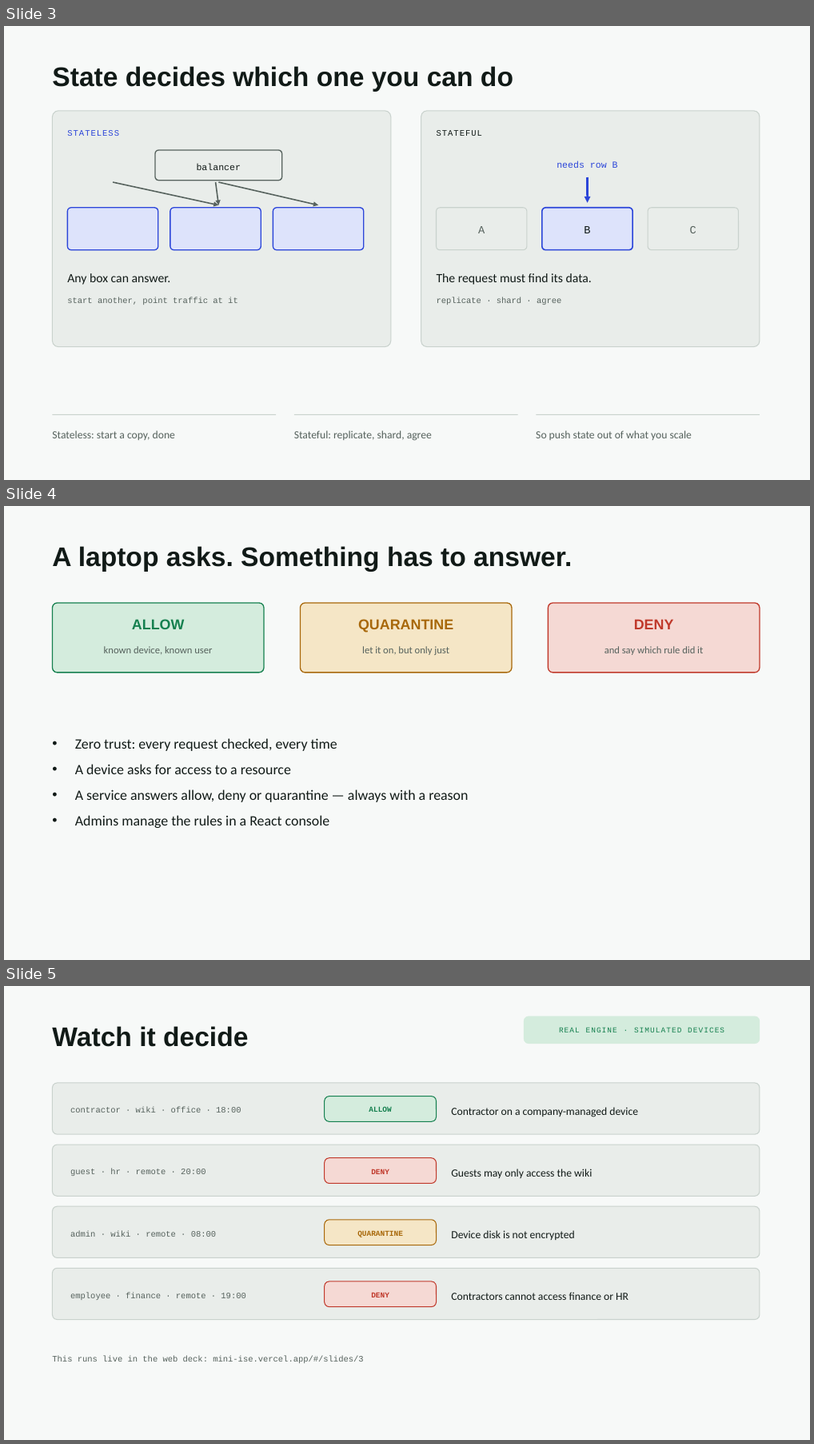
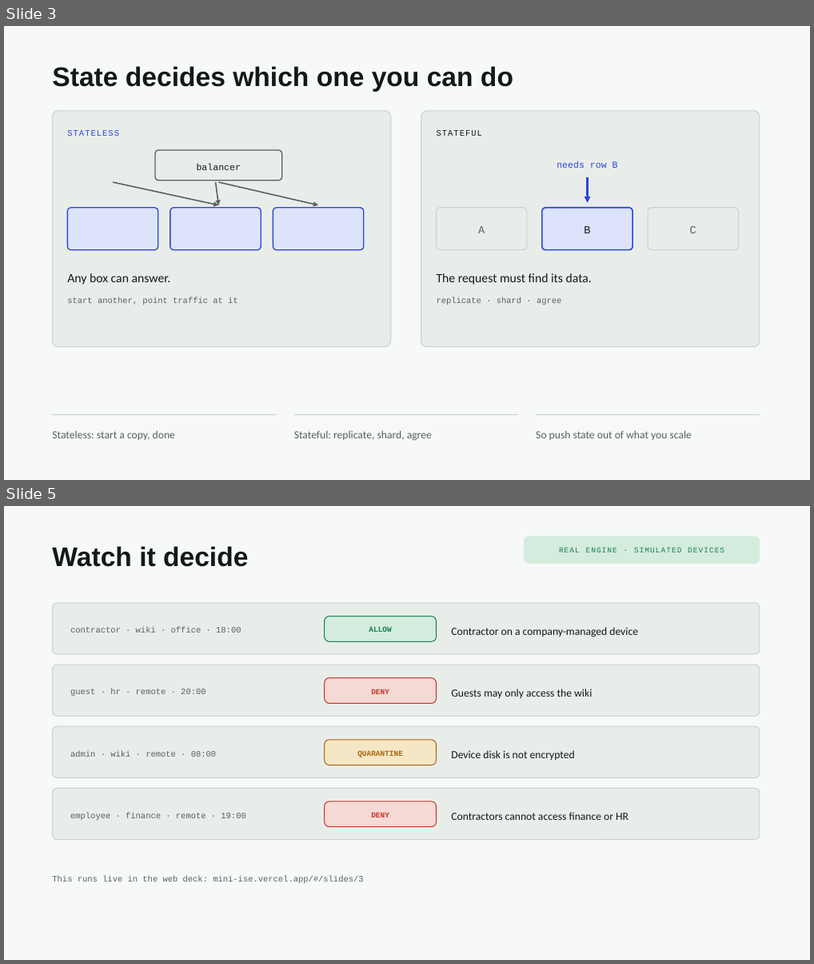
Before and after one commit to tsaipraveen99/mini-ise, a slide deck: Mini-ISE-talk.pptx. Shown one above the other, each under a label of ours: slides 3, 4 and 5 before the commit, slides 3 and 5 after it; the slides between them are not shown. The pictures are 814x1444 and 814x964 pixels, drawn with LibreOffice and Linux fonts; fonts in the diff are those of the drawing. Boxes give left, top, right and bottom in pixels: in the first picture for what was removed or moved away, otherwise in the second. Text is boxed around its words. In the diff, an @@ line names an element or a change of style, - is before the commit and + after.

```diff
--- a/Mini-ISE-talk.pptx
+++ b/Mini-ISE-talk.pptx
@@ slide 4 removed at (4, 506, 810, 960), background #F7F9F8 @@
@@ text removed at (52, 546, 572, 572) @@
-A laptop asks. Something has to answer.
@@ rounded rectangle removed at (52, 603, 264, 672) @@
@@ text removed at (132, 619, 184, 629) @@
-ALLOW
@@ rounded rectangle removed at (301, 603, 512, 672) @@
@@ text removed at (358, 619, 454, 632) @@
-QUARANTINE
@@ rounded rectangle removed at (549, 603, 760, 672) @@
@@ text removed at (634, 619, 674, 629) @@
-DENY
@@ text removed at (104, 646, 212, 654) @@
-known device, known user
@@ text removed at (362, 646, 450, 655) @@
-let it on, but only just
@@ text removed at (605, 646, 703, 655) @@
-and say which rule did it
@@ text removed at (75, 738, 468, 828) @@
-• Zero trust: every request checked, every time
-• A device asks for access to a resource
-• A service answers allow, deny or quarantine — always with a reason
-• Admins manage the rules in a React console
```
Also in this commit, not shown: 1 slide added, 4 other files.
